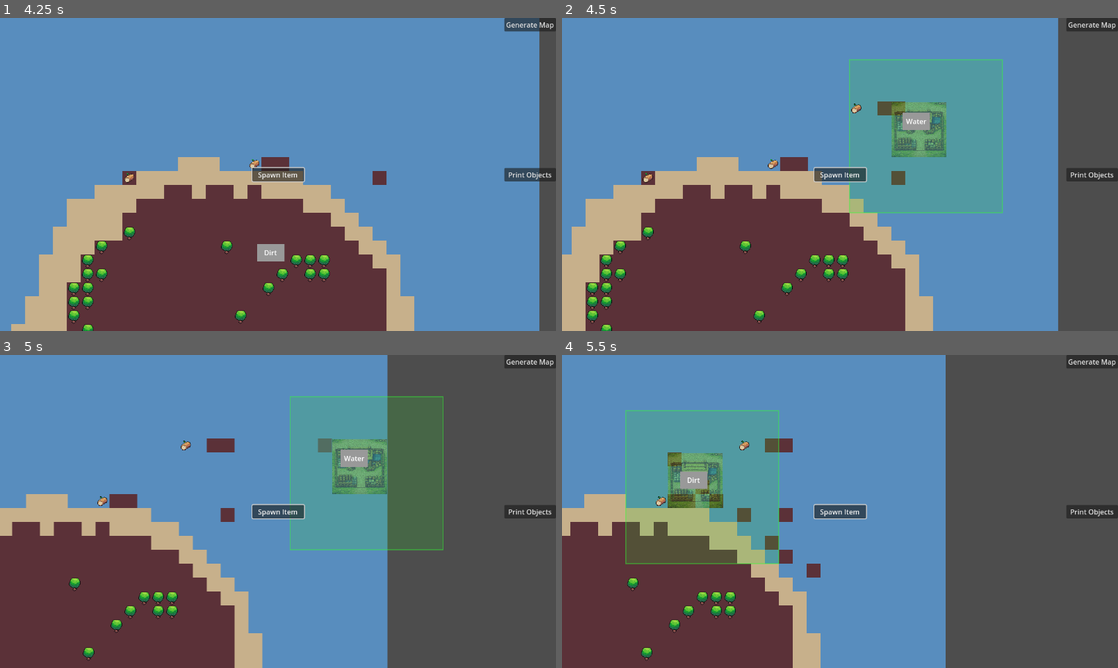
Above: before the commit, frames 1-4 (two rows, left to right).
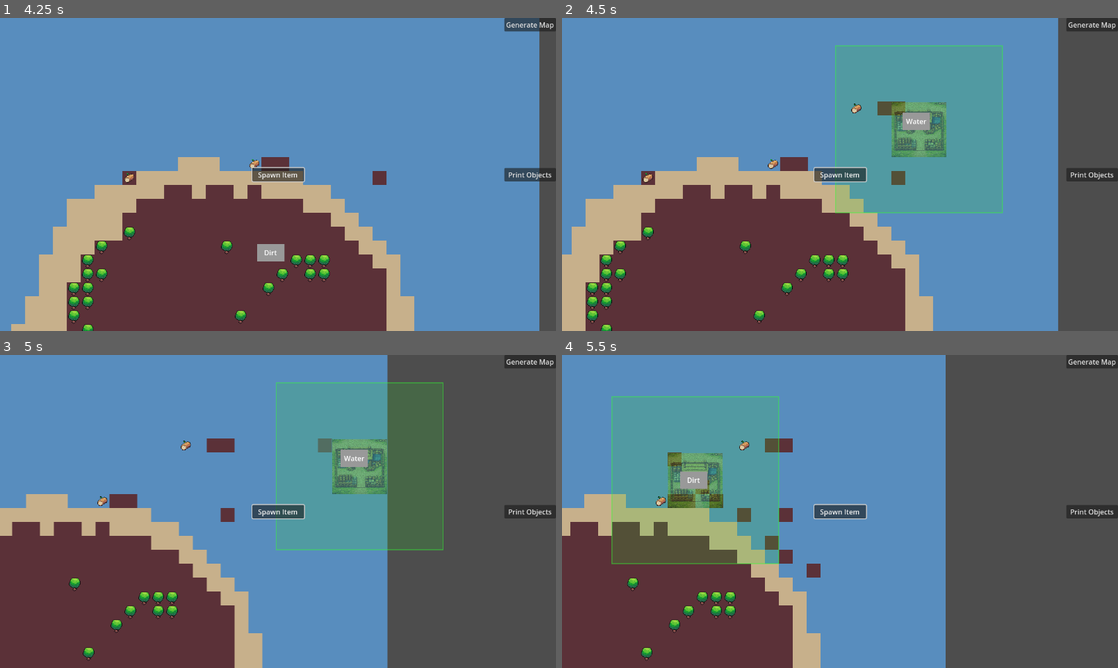
Above: after the commit, the same moments.

Repository: ColdTerror/Core-and-Conveyor
Game: Godot game, scene res://scenes/level.tscn
Two runs of this game, one before a commit and one after it. Both use one fixed random seed, a clock stepped at 60 frames per second and the inputs below. The engine's default icon, where the game draws it, is replaced by a stand-in: a white triangle on a blue panel in a dark square.
Inputs (mouse positions are in pixels of both pictures, inside the frame that each line leads up to):
- Up to frame 1 (4.25 s): click "Generate Map" at 0.5 s; click "Print Objects" at 1.25 s; click "Spawn Item" at 2 s; tap Enter at 2.75 s; move the mouse to (400, 158) at 2.77 s; hold Right (ui_right) 2.78-3.5 s; hold R (rotate_tile) 2.78-3.5 s; click (400, 158) at 2.92 s; drag from (166, 190) to (250, 237) at 3.52 s
- Up to frame 2 (4.5 s): tap Space at 4.25 s; move the mouse to (895, 105) at 4.27 s; hold Right (ui_right) from 4.28 s (still down); hold L from 4.28 s (still down); click (895, 105) at 4.42 s
- Up to frame 3 (5 s): keep holding Right (ui_right); keep holding L
- Up to frame 4 (5.5 s): release Right (ui_right) at 5 s; release L at 5 s; drag from (812, 574) to (673, 464) at 5.02 s

Frame 1 is identical in both runs. In frame 2, 2.6% of the frame differs, in the area x 49-80%, y 8-63%; in frame 3, 2.6%; in frame 4, 2.8%, in the area x 8-40%, y 13-67%.

Commit message:
Refactor harvester range and output logic
Improves the calculation of the harvester's scan range and output area to account for building size, ensuring accurate overlays and target finding. Cleans up and simplifies drawing, output, and inventory logic for better maintainability and clarity. Removes unused or redundant code and comments.

Diff:
--- a/scenes/lumberjack_building.tscn
+++ b/scenes/lumberjack_building.tscn
@@ -12,7 +12,6 @@
 script = ExtResource("1_kb7jr")
 target_resource = ExtResource("2_kh24c")
 generic_item_scene = ExtResource("3_nikr4")
-scan_radius = 5
 building_name = "Lumberjack"
 size = Vector2i(4, 4)
 
--- a/scripts/building/harvester_building.gd
+++ b/scripts/building/harvester_building.gd
@@ -8,9 +8,8 @@
 @export var harvest_damage: int = 2
 @export var work_interval: float = 1.0
 
-
 @export_group("Inventory")
-@export var buffer_capacity: int = 10 # Stops working if we hold 10 items
+@export var buffer_capacity: int = 10
 var stored_amount: int = 0
 
 # Visuals
@@ -20,13 +19,13 @@
 var work_timer: float = 0.0
 var current_target: Vector2i = Vector2i.MAX
 
-# --- NEW: Range Visual Variables ---
+# Range Visuals
 var show_range_overlay := false:
 	set(value):
 		show_range_overlay = value
-		queue_redraw() # Forces Godot to run _draw() again
-
-const TILE_SIZE = 32 # Assuming 32x32 tiles. Change if different!
+		queue_redraw()
+
+const TILE_SIZE = 32
 
 # --- SETUP ---
 func setup(level_instance: Node2D):
@@ -34,81 +33,65 @@
 
 # --- DRAWING THE RANGE ---
 func _draw():
-	if show_range_overlay:
-		# 1. Get the center TILE (the exact same logic _perform_harvest uses)
-		# If level_ref is missing (e.g. disconnected ghost), fallback to simple rect
-		if not level_ref:
-			_draw_fallback_rect()
-			return
-
+	if show_range_overlay and level_ref:
+		# 1. Get the building's Top-Left Tile
+		# Since 'place_at' in Building.gd centers the node,
+		# we calculate the true grid origin using the size.
 		var center_tile = level_ref.object_layer.local_to_map(global_position)
 
-		# 2. Calculate the Grid Bounds
-		# We scan from -radius to +radius.
-		# If radius is 4, width is 9 tiles (4 left + 1 center + 4 right)
-		var top_left_tile = center_tile - Vector2i(scan_radius, scan_radius)
-		var size_in_tiles = Vector2(scan_radius * 2 + 1, scan_radius * 2 + 1)
-
-		# 3. Convert Grid -> World Pixels
-		# map_to_local gives the CENTER of the tile.
-		# We need the TOP-LEFT corner of the rectangle.
-		var tile_center_world = level_ref.object_layer.map_to_local(top_left_tile)
-		var tile_top_left_world = tile_center_world - (Vector2(TILE_SIZE, TILE_SIZE) / 2.0)
-
-		# 4. Convert World -> Local (relative to this building node)
-		var local_pos = to_local(tile_top_left_world)
-		var size_px = size_in_tiles * TILE_SIZE
-
-		# 5. Draw
+		# Even sizes (2,4) shift the center tile index.
+		# We subtract half size to get back to Top-Left.
+		var top_left_tile = center_tile - (size / 2)
+
+		# 2. Calculate Drawing Start Point (Top-Left minus Radius)
+		var range_top_left = top_left_tile - Vector2i(scan_radius, scan_radius)
+
+		# 3. Calculate Total Dimensions in Tiles
+		# Width = Building Width + Left Radius + Right Radius
+		var total_width = size.x + (scan_radius * 2)
+		var total_height = size.y + (scan_radius * 2)
+
+		# 4. Convert Grid -> Local Pixels for drawing
+		var world_pos = level_ref.object_layer.map_to_local(range_top_left)
+		# map_to_local is center of tile; adjust to top-left corner of that tile
+		world_pos -= Vector2(TILE_SIZE, TILE_SIZE) / 2.0
+
+		var local_pos = to_local(world_pos)
+		var size_px = Vector2(total_width, total_height) * TILE_SIZE
+
 		var rect = Rect2(local_pos, size_px)
-		draw_rect(rect, Color(0.2, 0.8, 0.2, 0.2), true) # Transparent Fill
-		draw_rect(rect, Color(0.2, 1.0, 0.2, 0.5), false, 2.0) # Border
-
-func _draw_fallback_rect():
-	# Keeps the old logic just in case the level reference is missing
-	var diameter_tiles = (scan_radius * 2) + 1
-	var size_px = diameter_tiles * TILE_SIZE
-	var top_left = Vector2(-size_px / 2.0, -size_px / 2.0)
-	draw_rect(Rect2(top_left, Vector2(size_px, size_px)), Color(1, 0, 0, 0.3), true)
+		draw_rect(rect, Color(0.2, 0.8, 0.2, 0.2), true)
+		draw_rect(rect, Color(0.2, 1.0, 0.2, 0.5), false, 2.0)
 
 # --- OVERRIDES FOR VISIBILITY ---
-
-# 1. When becoming a Ghost (Placement Mode)
 func set_ghost(enabled: bool):
-	super.set_ghost(enabled) # Run the original logic (transparency)
-	show_range_overlay = enabled # Show range while placing!
-
-# 2. When Mouse Enters (Hover Mode)
+	super.set_ghost(enabled)
+	show_range_overlay = enabled
+
 func _on_mouse_entered():
-	super._on_mouse_entered() # Run original signal logic
-	# Only show if placed (not a ghost) to avoid conflict,
-	# though ghost usually handles its own state.
-	if not get_node("Area2D").monitoring: return # Ghost mode check
+	super._on_mouse_entered()
+	if not get_node("Area2D").monitoring: return
 	show_range_overlay = true
 
-# 3. When Mouse Exits
 func _on_mouse_exited():
 	super._on_mouse_exited()
-	# Only hide if we aren't a ghost (ghosts always show range)
 	if not get_node("Area2D").monitoring: return
 	show_range_overlay = false
 
-# --- MAIN LOOP  ---
+# --- MAIN LOOP ---
 func building_tick(delta: float) -> void:
 	if not level_ref or not target_resource: return
 
 	if stored_amount > 0:
 		_try_output_item()
 
-
-	# NEW LOGIC: Check if there is space for the NEXT harvest
-	# If we have 9/10 and harvest gives 2, (9+2) > 10, so we wait.
+	# Check if adding harvest_damage would exceed capacity
 	if stored_amount + harvest_damage > buffer_capacity:
 		if beam_line: beam_line.clear_points()
 		return
+
 	work_timer -= delta
 
-	# Update Visuals (Only if not full)
 	if current_target != Vector2i.MAX:
 		_draw_beam(current_target)
 	else:
@@ -124,29 +107,32 @@
 
 	if current_target != Vector2i.MAX:
 		var info = level_ref.active_grid_objects[current_target]
-
-		# 1. Mine the resource
 		ResourceManager.request_harvest(current_target, info, harvest_damage)
-
-		# 2. NEW: Add to Internal Buffer
 		stored_amount += harvest_damage
-		print("Harvester Buffer: %d/%d" % [stored_amount, buffer_capacity])
-
-		# 3. Emit inventory changed signal for ui
 		inventory_changed.emit()
 
-
+# --- TARGET FINDING (UPDATED) ---
 func _find_nearest_target() -> Vector2i:
-	var center = level_ref.object_layer.local_to_map(global_position)
+	var center_tile = level_ref.object_layer.local_to_map(global_position)
+	var top_left_tile = center_tile - (size / 2) # Use self.size from Building.gd
+
+	# Define bounds relative to the building footprint
+	var start_x = top_left_tile.x - scan_radius
+	var end_x = top_left_tile.x + size.x + scan_radius - 1 # -1 for inclusive index
+
+	var start_y = top_left_tile.y - scan_radius
+	var end_y = top_left_tile.y + size.y + scan_radius - 1
+
 	var best_pos = Vector2i.MAX
 	var min_dist = 99999.0
 
-	for x in range(-scan_radius, scan_radius + 1):
-		for y in range(-scan_radius, scan_radius + 1):
-			var check_pos = center + Vector2i(x, y)
+	# Spiral or simple box scan
+	for x in range(start_x, end_x + 1):
+		for y in range(start_y, end_y + 1):
+			var check_pos = Vector2i(x, y)
 
 			if _is_valid_target(check_pos):
-				var dist = center.distance_squared_to(check_pos)
+				var dist = center_tile.distance_squared_to(check_pos)
 				if dist < min_dist:
 					min_dist = dist
 					best_pos = check_pos
@@ -169,38 +155,23 @@
 	beam_line.add_point(Vector2.ZERO)
 	beam_line.add_point(target_local)
 
-
-func get_inventory_info() -> Dictionary:
-	# If we have a resource and items, return them
-	if target_resource and stored_amount > 0:
-		return { target_resource: stored_amount }
-	return {}
-
 # --- OUTPUT LOGIC ---
-
 func _try_output_item():
-	# 1. Loop through every tile this building occupies (e.g., all 16 tiles)
+	# Loop through every tile occupied by this building
 	for my_tile in occupied_tiles:
-
-		# 2. Check all 4 directions from this specific tile
 		var directions = [Vector2i.UP, Vector2i.DOWN, Vector2i.LEFT, Vector2i.RIGHT]
 
 		for offset in directions:
 			var target_pos = my_tile + offset
 
-			# 3. CRITICAL: Skip if this neighbor is actually still part of myself!
-			# (We don't want to output from the left side of the building into the right side)
-			if occupied_tiles.has(target_pos):
-				continue
-
-			# 4. Safety: Is the target tile blocked by another item?
-			if level_ref.item_grid.has(target_pos):
-				continue
-
-			# 5. Check for Conveyor
+			# Don't output into myself
+			if occupied_tiles.has(target_pos): continue
+			# Don't output if target tile is blocked
+			if level_ref.item_grid.has(target_pos): continue
+
 			if _is_conveyor_at(target_pos):
 				_spawn_item(target_pos)
-				return # Successfully output one item; stop for this frame.
+				return
 
 func _is_conveyor_at(grid_pos: Vector2i) -> bool:
 	if level_ref.active_grid_objects.has(grid_pos):
@@ -209,39 +180,26 @@
 	return false
 
 func _spawn_item(target_pos: Vector2i):
-	# 1. Validation
-	if not generic_item_scene:
-		print("Error: Generic Item Scene not assigned to Harvester Inspector!")
-		return
-
-	# Ensure the Resource (Tree.tres) has an Item (Log.tres) assigned
-	if not target_resource.item_drop:
-		print("Error: Resource %s has no item_drop assigned!" % target_resource.display_name)
-		return
-
-	# 2. Instantiate
+	if not generic_item_scene or not target_resource.item_drop: return
+
 	var new_item_node = generic_item_scene.instantiate()
-
-	# 3. Inject Data
 
 	if new_item_node.has_method("setup"):
 		new_item_node.setup(level_ref)
 
-
-	# We give the generic item the specific data (Log/Stone)
 	if "item_data" in new_item_node:
 		new_item_node.item_data = target_resource.item_drop
-		# If your item script needs a kick to update the texture:
 		if new_item_node.has_method("_ready"):
 			new_item_node._ready()
 
-	# 4. Add to World
 	level_ref.add_child(new_item_node)
 	new_item_node.global_position = level_ref.object_layer.map_to_local(target_pos)
 
-	# 5. Update Logic
 	stored_amount -= 1
-	level_ref.item_grid[target_pos] = new_item_node # Register to grid
-
+	level_ref.item_grid[target_pos] = new_item_node
 	inventory_changed.emit()
-	print("Output item to ", target_pos)
+
+func get_inventory_info() -> Dictionary:
+	if target_resource and stored_amount > 0:
+		return { target_resource: stored_amount }
+	return {}
